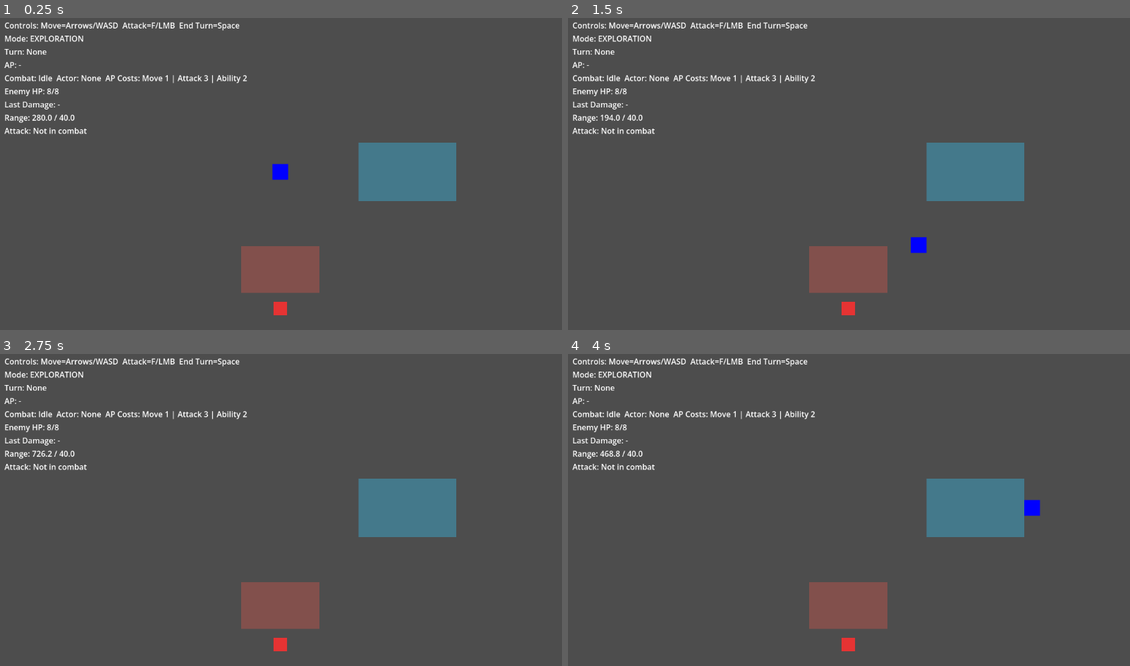
Above: before the commit, frames 1-4 (two rows, left to right).
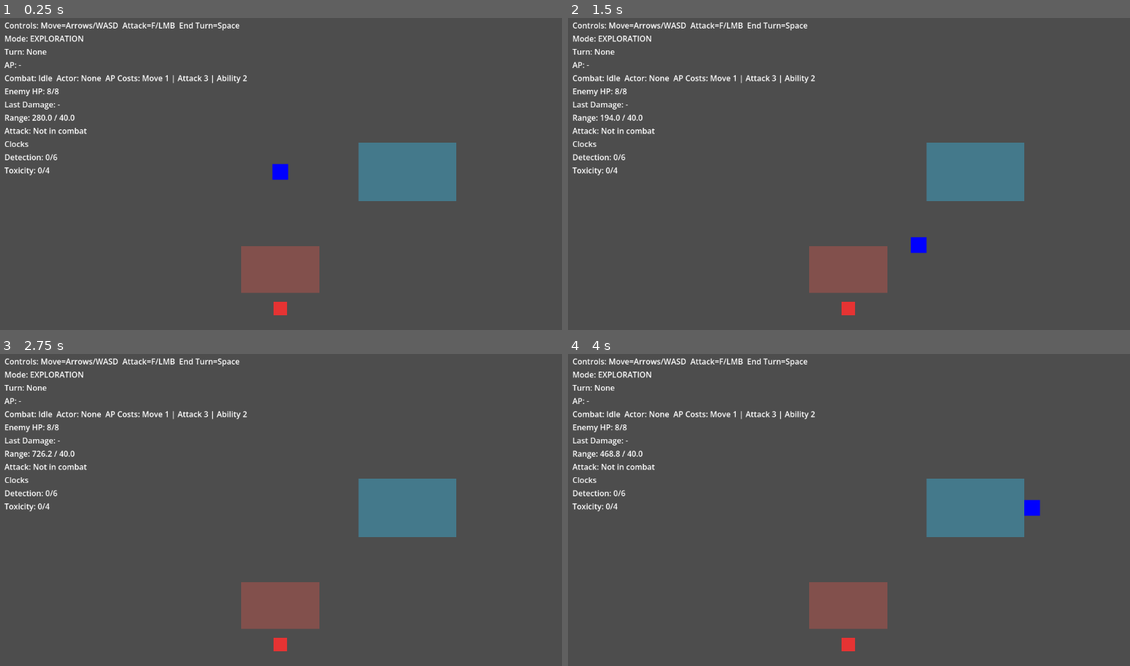
Above: after the commit, the same moments.

Repository: whelanworkmaster/cogs-and-catalysts
Game: Godot game, scene res://scenes/main.tscn
Same seed, same stepped clock (60 frames per second), same inputs: the game is played once before the commit and once after it.
Inputs (mouse positions are in pixels of both pictures, inside the frame that each line leads up to):
- Up to frame 1 (0.25 s): no input
- Up to frame 2 (1.5 s): tap Enter (ui_accept) at 0.5, 0.77, 1.25 s; move the mouse to (972, 155) at 0.52 s; hold Right (ui_right) 0.53-1.28 s; tap F (attack) at 0.6, 1.35 s; click (972, 155) at 0.67 s; move the mouse to (736, 186) at 1.27 s; hold Down (ui_down) from 1.28 s (still down); click (736, 186) at 1.42 s
- Up to frame 3 (2.75 s): tap Enter (ui_accept) at 1.52, 2 s; move the mouse to (337, 438) at 2.02 s; release Down (ui_down) at 2.03 s; hold Right (ui_right) from 2.03 s (still down); tap Space at 2.1 s; click (337, 438) at 2.17 s; tap F (attack) at 2.3 s
- Up to frame 4 (4 s): tap Enter (ui_accept) at 2.75, 3.02, 3.5, 3.77 s; move the mouse to (820, 572) at 2.77 s; release Right (ui_right) at 2.78 s; hold Up (ui_up) 2.78-3.53 s; tap F (attack) at 2.85, 3.6 s; click (820, 572) at 2.92 s; move the mouse to (1017, 556) at 3.52 s; hold Left (ui_left) from 3.53 s (still down); click (1017, 556) at 3.67 s

The runs differ from the first frame. In frame 1, 0.2% of the frame differs, in the area x 0-11%, y 39-51%; in frame 2, 0.2%; in frame 3, 0.2%; in frame 4, 0.2%.

Commit message:
Add clocks UI and basic tick rules

Diff:
--- a/scenes/ui/combat_hud.tscn
+++ b/scenes/ui/combat_hud.tscn
@@ -43,3 +43,12 @@
 
 [node name="AttackLabel" type="Label" parent="MarginContainer/VBoxContainer"]
 text = "Attack: -"
+
+[node name="ClocksTitle" type="Label" parent="MarginContainer/VBoxContainer"]
+text = "Clocks"
+
+[node name="DetectionClockLabel" type="Label" parent="MarginContainer/VBoxContainer"]
+text = "Detection: 0/4"
+
+[node name="ToxicityClockLabel" type="Label" parent="MarginContainer/VBoxContainer"]
+text = "Toxicity: 0/4"
--- a/scripts/actors/enemy.gd
+++ b/scripts/actors/enemy.gd
@@ -7,6 +7,8 @@
 @export var max_hp: int = 8
 @export var max_ap: int = 6
 @export var move_step: float = 32.0
+@export var attack_contact_distance: float = 40.0
+@export var attack_damage: int = 2
 var current_ap: int = 6
 var current_hp: int = 0
 @onready var ai = $AI
@@ -29,6 +31,12 @@
 	var direction := (target_position - global_position).normalized()
 	global_position += direction * step
 
+func attack(target: Node) -> void:
+	if not target:
+		return
+	if target.has_method("take_damage"):
+		target.take_damage(attack_damage, self)
+
 func end_turn() -> void:
 	if CombatManager:
 		CombatManager.end_turn()
@@ -44,6 +52,9 @@
 
 func get_max_hp() -> int:
 	return max_hp
+
+func get_attack_contact_distance() -> float:
+	return attack_contact_distance
 
 func get_ai() -> Node:
 	return ai
--- a/scripts/ai/states/seek_state.gd
+++ b/scripts/ai/states/seek_state.gd
@@ -20,8 +20,20 @@
 	if not player:
 		_end_turn(owner)
 		return
+	var distance: float = owner.global_position.distance_to(player.global_position)
+	var attack_distance: float = 0.0
+	if owner.has_method("get_attack_contact_distance"):
+		attack_distance = owner.get_attack_contact_distance()
+	if attack_distance > 0.0 and distance <= attack_distance:
+		if owner.has_method("attack"):
+			owner.attack(player)
+			print("Enemy attack for contact distance ", attack_distance)
+		_moved = true
+		_end_turn(owner)
+		return
 	if owner.has_method("move_towards"):
 		owner.move_towards(player.global_position, ai.step_distance)
+		print("Enemy move toward player.")
 	_moved = true
 	_end_turn(owner)
 
--- a/scripts/player.gd
+++ b/scripts/player.gd
@@ -100,6 +100,7 @@
 			if spend_ap(_get_ap_cost("move")):
 				global_position += input_direction * combat_step_distance
 				combat_move_cooldown_timer = combat_move_cooldown
+				_tick_detection()
 			else:
 				print("Not enough AP to move!")
 			velocity = Vector2.ZERO
@@ -139,6 +140,7 @@
 		last_damage_dealt = attack_damage
 		last_attack_result = "Hit for %s" % attack_damage
 		print("Attack hit for ", attack_damage)
+		_tick_detection()
 
 func apply_isometric_transform(direction: Vector2) -> Vector2:
 	# Convert standard 2D movement to isometric projection
@@ -213,6 +215,17 @@
 
 func get_last_attack_result() -> String:
 	return last_attack_result
+
+func take_damage(amount: int, source: Node = null) -> void:
+	if amount <= 0:
+		return
+	print("%s took %s damage." % [name, amount])
+	if CombatManager:
+		CombatManager.tick_toxicity(1)
+
+func _tick_detection() -> void:
+	if CombatManager:
+		CombatManager.tick_detection(1)
 
 func _ensure_input_actions() -> void:
 	if not InputMap.has_action("attack"):
--- /dev/null
+++ b/scripts/systems/clock.gd
@@ -0,0 +1,21 @@
+extends Resource
+
+class_name Clock
+
+@export var name: String = "Clock"
+@export var segments: int = 4
+@export var progress: int = 0
+
+func tick(steps: int = 1) -> void:
+	if steps <= 0:
+		return
+	progress = clamp(progress + steps, 0, segments)
+
+func reset() -> void:
+	progress = 0
+
+func is_full() -> bool:
+	return progress >= segments
+
+func to_display() -> String:
+	return "%s: %s/%s" % [name, progress, segments]
--- a/scripts/systems/combat_manager.gd
+++ b/scripts/systems/combat_manager.gd
@@ -4,6 +4,8 @@
 signal combat_ended()
 signal turn_started(actor: Node)
 signal turn_ended(actor: Node)
+signal detection_clock_ticked(progress: int, segments: int)
+signal toxicity_clock_ticked(progress: int, segments: int)
 
 var active_combat: bool = false
 var actors: Array = []
@@ -13,6 +15,13 @@
 @export var attack_ap_cost: int = 3
 @export var ability_ap_cost: int = 2
 
+const Clock = preload("res://scripts/systems/clock.gd")
+var detection_clock: Clock
+var toxicity_clock: Clock
+
+func _ready() -> void:
+	_initialize_clocks()
+
 func start_combat(combat_actors: Array) -> void:
 	if active_combat:
 		return
@@ -21,6 +30,7 @@
 	current_actor_index = -1
 	GameMode.set_mode(GameMode.Mode.TURN_COMBAT)
 	combat_started.emit(actors)
+	tick_detection(1)
 	_next_turn()
 
 func end_combat() -> void:
@@ -74,6 +84,29 @@
 		_:
 			return 0
 
+func tick_detection(steps: int = 1) -> void:
+	if not detection_clock:
+		return
+	detection_clock.tick(steps)
+	detection_clock_ticked.emit(detection_clock.progress, detection_clock.segments)
+
+func tick_toxicity(steps: int = 1) -> void:
+	if not toxicity_clock:
+		return
+	toxicity_clock.tick(steps)
+	toxicity_clock_ticked.emit(toxicity_clock.progress, toxicity_clock.segments)
+	print("ALARM: Toxicity clock %s/%s" % [toxicity_clock.progress, toxicity_clock.segments])
+
+func _initialize_clocks() -> void:
+	detection_clock = Clock.new()
+	detection_clock.name = "Detection"
+	detection_clock.segments = 6
+	detection_clock.progress = 0
+	toxicity_clock = Clock.new()
+	toxicity_clock.name = "Toxicity"
+	toxicity_clock.segments = 4
+	toxicity_clock.progress = 0
+
 func _next_turn() -> void:
 	if actors.is_empty():
 		end_combat()
--- a/scripts/ui/combat_hud.gd
+++ b/scripts/ui/combat_hud.gd
@@ -9,12 +9,15 @@
 @onready var damage_label: Label = $MarginContainer/VBoxContainer/DamageLabel
 @onready var range_label: Label = $MarginContainer/VBoxContainer/RangeLabel
 @onready var attack_label: Label = $MarginContainer/VBoxContainer/AttackLabel
+@onready var detection_clock_label: Label = $MarginContainer/VBoxContainer/DetectionClockLabel
+@onready var toxicity_clock_label: Label = $MarginContainer/VBoxContainer/ToxicityClockLabel
 
 func _ready() -> void:
 	_refresh_mode()
 	_refresh_actor()
 	_refresh_controls()
 	_refresh_state()
+	_refresh_clocks()
 	if GameMode:
 		GameMode.mode_changed.connect(_on_mode_changed)
 	if CombatManager:
@@ -27,6 +30,7 @@
 	_refresh_ap()
 	_refresh_state()
 	_refresh_enemy_status()
+	_refresh_clocks()
 
 func _on_mode_changed(_new_mode: int, _previous_mode: int) -> void:
 	_refresh_mode()
@@ -86,6 +90,16 @@
 	var combat_state := "Combat: %s" % ("Active" if combat_active else "Idle")
 	state_label.text = "%s  %s  %s" % [combat_state, actor_state, ap_costs]
 
+func _refresh_clocks() -> void:
+	if CombatManager and CombatManager.detection_clock:
+		detection_clock_label.text = CombatManager.detection_clock.to_display()
+	else:
+		detection_clock_label.text = "Detection: -"
+	if CombatManager and CombatManager.toxicity_clock:
+		toxicity_clock_label.text = CombatManager.toxicity_clock.to_display()
+	else:
+		toxicity_clock_label.text = "Toxicity: -"
+
 func _refresh_enemy_status() -> void:
 	var player: Node = get_tree().get_first_node_in_group("player")
 	var enemy: Node = _get_nearest_enemy()
Not shown, added: scripts/systems/clock.gd.uid
